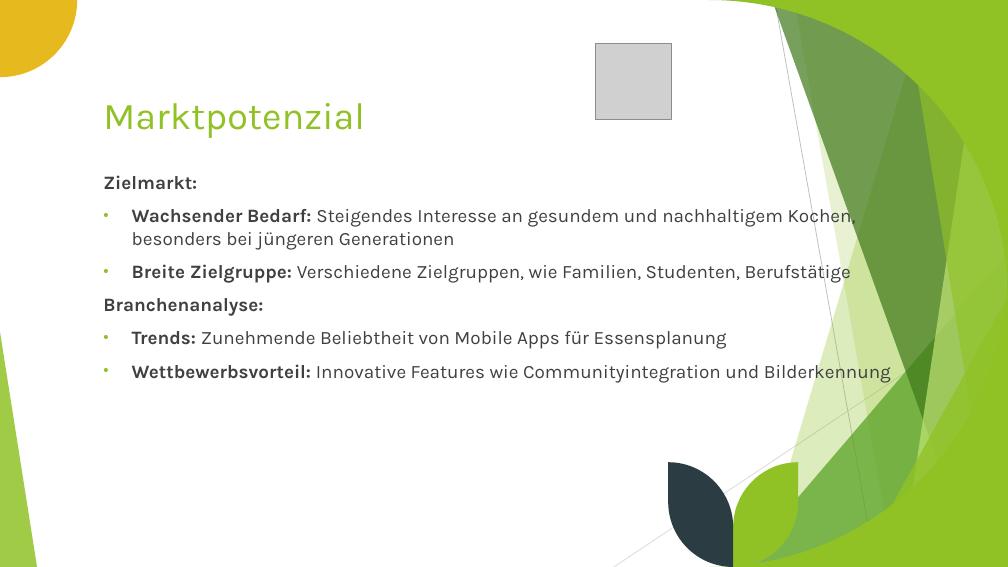
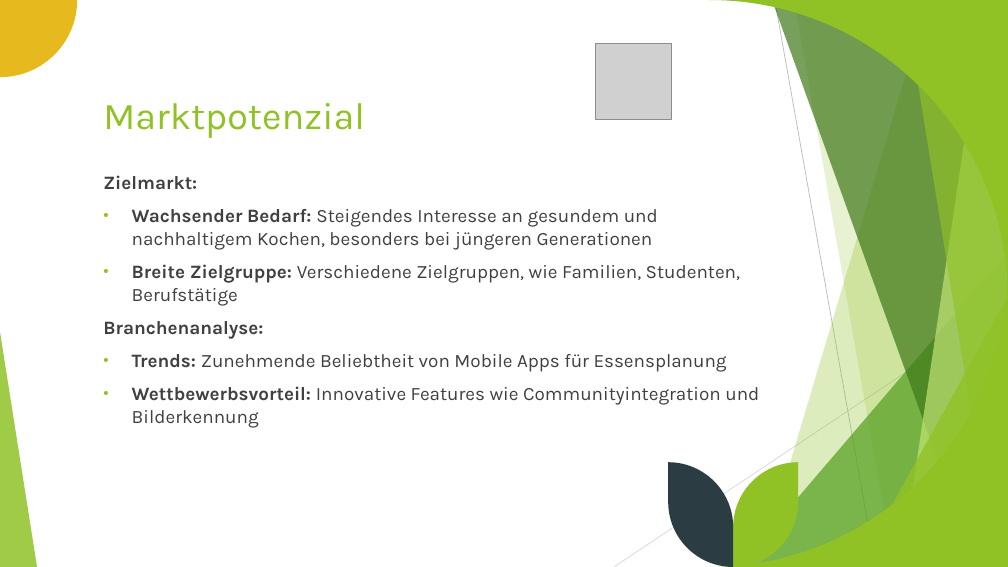
Before and after one commit to Mealo-Hsbi/Mealo, a slide deck: slide 9 of documentation/Mealo_Präsentation.pptx. Drawn at 1008x567 pixels with LibreOffice and Linux fonts; fonts in the diff are those of the drawing; grey boxes stand for pictures. Boxes give left, top, right and bottom in pixels: in the first picture for what was removed or moved away, otherwise in the second. Text is boxed around its words. In the diff, an @@ line names an element or a change of style, - is before the commit and + after.

```diff
--- a/documentation/Mealo_Präsentation.pptx
+++ b/documentation/Mealo_Präsentation.pptx
@@ text "Zielmarkt:" rewrapped from [103, 175, 891, 384] to [103, 175, 759, 428] @@
```
Also in this commit, not shown: 3 other slides changed, 10 other files.
